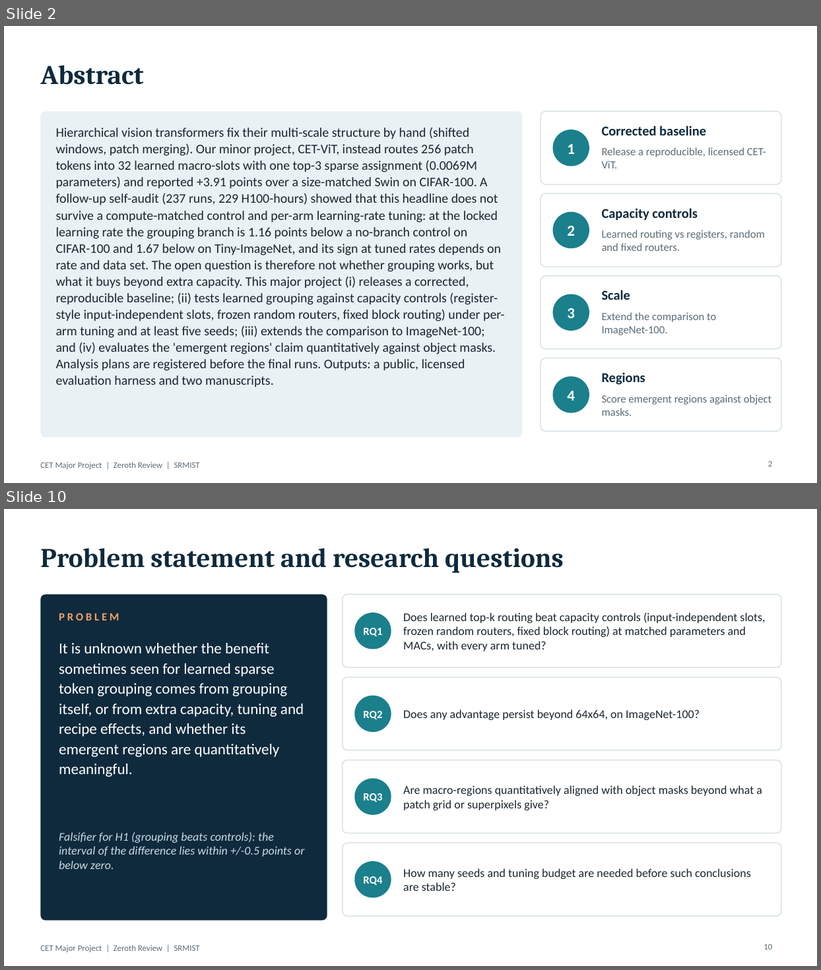
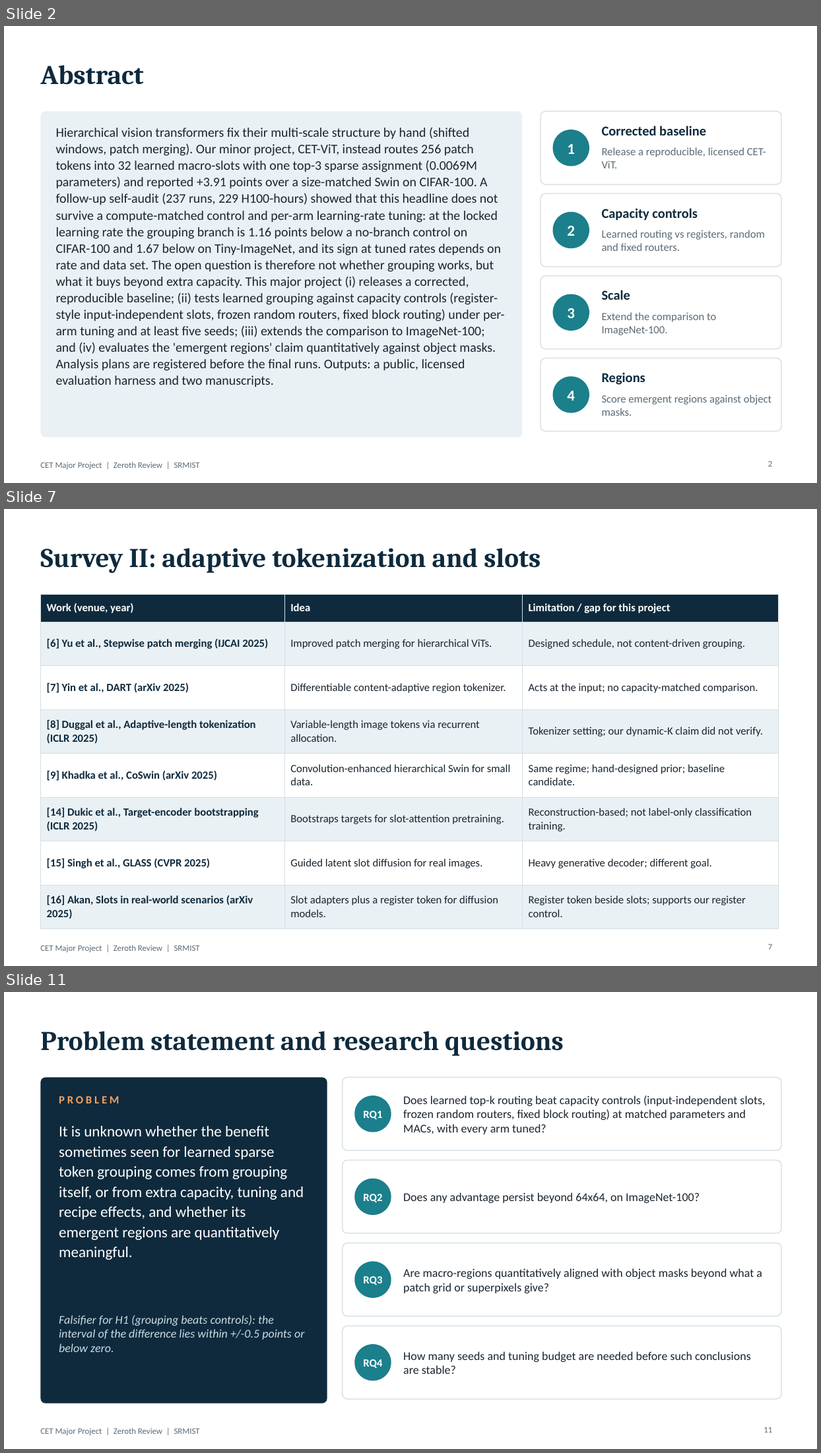
Before and after one commit to DhruvJyotiDas/RESEARCH, a slide deck: zeroth_review/CET_Major_Project_Zeroth_Review.pptx. Shown one above the other, each under a label of ours: slides 2 and 10 before the commit, slides 2, 7 and 11 after it; the slides between them are not shown. The pictures are 821x970 and 821x1453 pixels, drawn with LibreOffice and Linux fonts; fonts in the diff are those of the drawing. Boxes give left, top, right and bottom in pixels: in the first picture for what was removed or moved away, otherwise in the second. Text is boxed around its words. In the diff, an @@ line names an element or a change of style, - is before the commit and + after.

```diff
--- a/zeroth_review/CET_Major_Project_Zeroth_Review.pptx
+++ b/zeroth_review/CET_Major_Project_Zeroth_Review.pptx
@@ slide 7 added at (x1=4, y1=509, x2=817, y2=966), background #FFFFFF; not listed: 1 template element that a slide beside it also shows @@
@@ title added at (x1=40, y1=548, x2=541, y2=573), 32 pt, text #0F2A3D, bold @@
+Survey II: adaptive tokenization and slots
@@ table added at (x1=40, y1=594, x2=779, y2=922), 8 rows, 3 columns @@
+Work (venue, year) | Idea | Limitation / gap for this project
+[6] Yu et al., Stepwise patch merging (IJCAI 2025) | Improved patch merging for hierarchical ViTs. | Designed schedule, not content-driven grouping.
+[7] Yin et al., DART (arXiv 2025) | Differentiable content-adaptive region tokenizer. | Acts at the input; no capacity-matched comparison.
+[8] Duggal et al., Adaptive-length tokenization (ICLR 2025) | Variable-length image tokens via recurrent allocation. | Tokenizer setting; our dynamic-K claim did not verify.
+[9] Khadka et al., CoSwin (arXiv 2025) | Convolution-enhanced hierarchical Swin for small data. | Same regime; hand-designed prior; baseline candidate.
+[14] Dukic et al., Target-encoder bootstrapping (ICLR 2025) | Bootstraps targets for slot-attention pretraining. | Reconstruction-based; not label-only classification training.
+[15] Singh et al., GLASS (CVPR 2025) | Guided latent slot diffusion for real images. | Heavy generative decoder; different goal.
+[16] Akan, Slots in real-world scenarios (arXiv 2025) | Slot adapters plus a register token for diffusion models. | Register token beside slots; supports our register control.
@@ page number added at (x1=768, y1=945, x2=772, y2=950), 10 pt, text #5B6B77 @@
+7
@@ what was slide 10 is now slide 11 @@
@@ page number at (x1=764, y1=1428, x2=772, y2=1433): text changed @@
-10
+11
```
Also in this commit, not shown: 5 slides changed, 1 other slide added, 1 slide removed, 2 other files.
